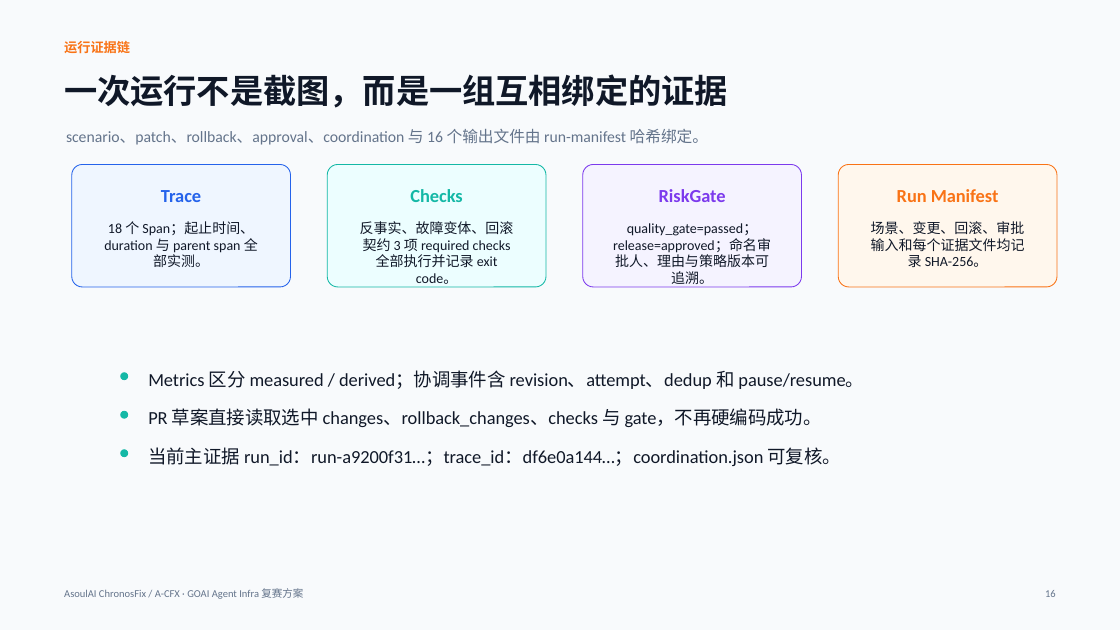
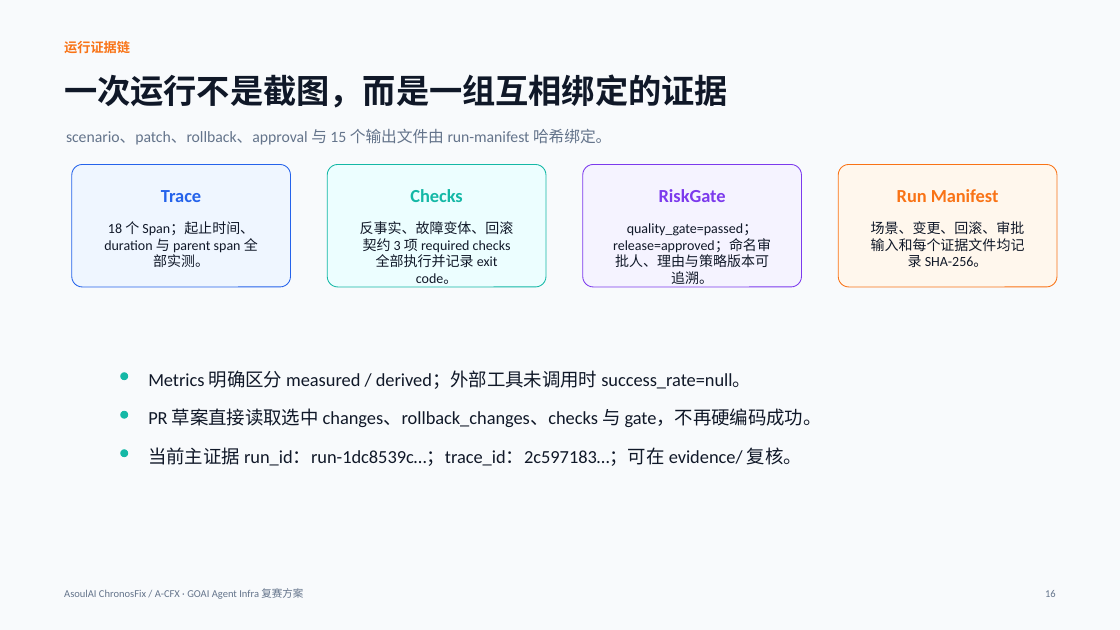
Before and after one commit to ASOUL-Official/asoulai-chronosfix, a slide deck: slide 16 of submission/ChronosFix_复赛方案.pptx. Drawn at 1120x630 pixels with LibreOffice and Linux fonts; fonts in the diff are those of the drawing. Boxes give left, top, right and bottom in pixels: in the first picture for what was removed or moved away, otherwise in the second. Text is boxed around its words. In the diff, an @@ line names an element or a change of style, - is before the commit and + after.

```diff
--- a/submission/ChronosFix_复赛方案.pptx
+++ b/submission/ChronosFix_复赛方案.pptx
@@ text at (66,129,611,145): text changed @@
-scenario、patch、rollback、approval、coordination 与 16 个输出文件由 run-manifest 哈希绑定。
+scenario、patch、rollback、approval 与 15 个输出文件由 run-manifest 哈希绑定。
@@ text at (148,370,751,389): text changed @@
-Metrics 区分 measured / derived；协调事件含 revision、attempt、dedup 和 pause/resume。
+Metrics 明确区分 measured / derived；外部工具未调用时 success_rate=null。
@@ text at (148,447,802,466): text changed @@
-当前主证据 run_id：run-a9200f31…；trace_id：df6e0a144…；coordination.json 可复核。
+当前主证据 run_id：run-1dc8539c…；trace_id：2c597183…；可在 evidence/ 复核。
```
Also in this commit, not shown: 11 other slides changed, 12 other files.
